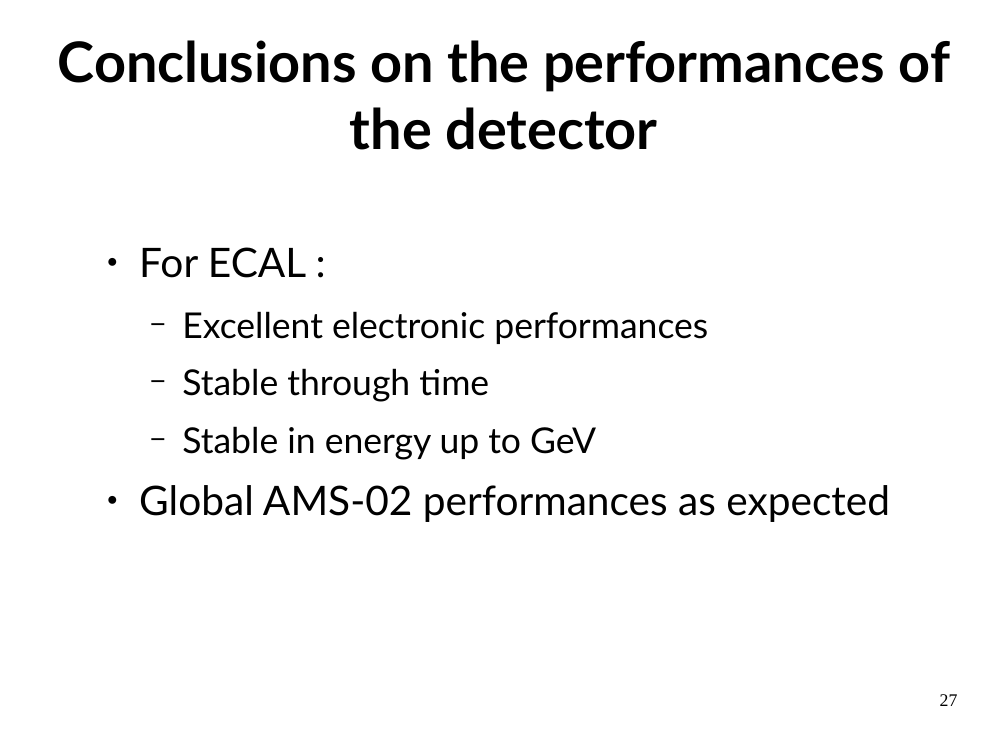
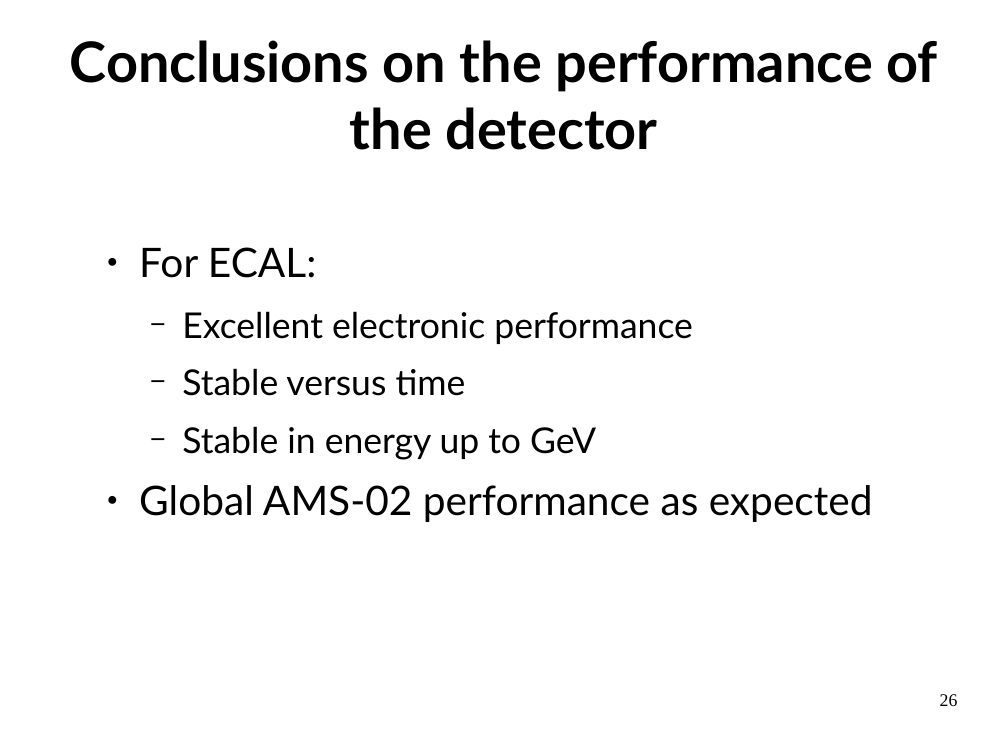
Before and after one commit to LBasara/LBasara.github.io, a slide deck: slide 26 of Defense.odp (slide 27 before the commit). Drawn at 1008x756 pixels with LibreOffice and Linux fonts; fonts in the diff are those of the drawing. Boxes give left, top, right and bottom in pixels: in the first picture for what was removed or moved away, otherwise in the second. Text is boxed around its words. In the diff, an @@ line names an element or a change of style, - is before the commit and + after.

```diff
--- a/Defense.odp
+++ b/Defense.odp
@@ title at bbox=[70, 40, 938, 150]: text changed @@
-Conclusions on the performances of the detector
+Conclusions on the performance of the detector
@@ text at bbox=[139, 247, 693, 396]: text changed @@
-● For ECAL :
-  − Excellent electronic performances
-  − Stable through time
+● For ECAL:
+  − Excellent electronic performance
+  − Stable versus time
@@ text at bbox=[139, 485, 873, 522]: text changed @@
-● Global AMS-02 performances as expected
+● Global AMS-02 performance as expected
@@ page number at bbox=[940, 694, 958, 706]: text changed @@
-27
+26
```
Also in this commit, not shown: 14 other slides changed, 4 slides added, 4 slides removed, 43 other files.
